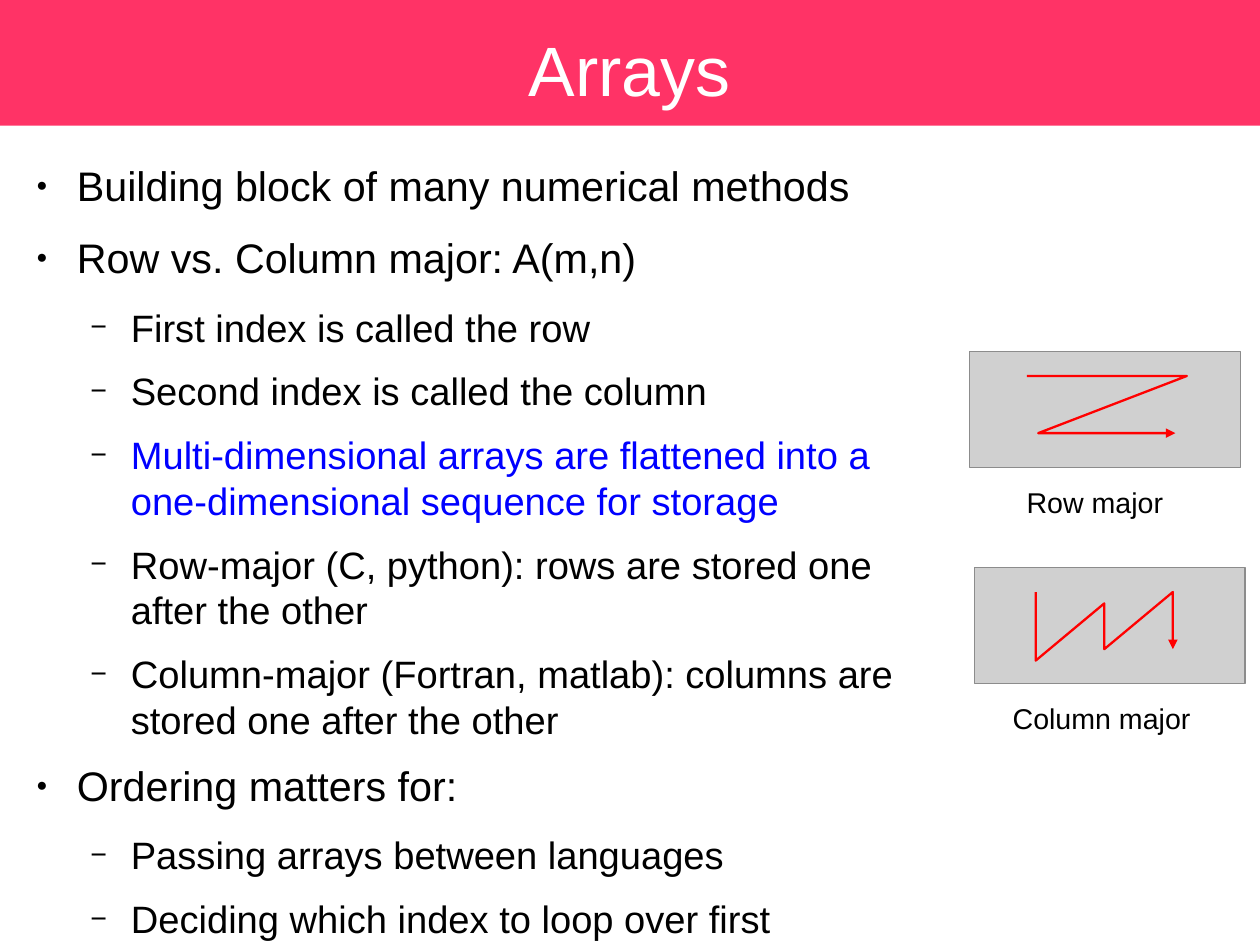
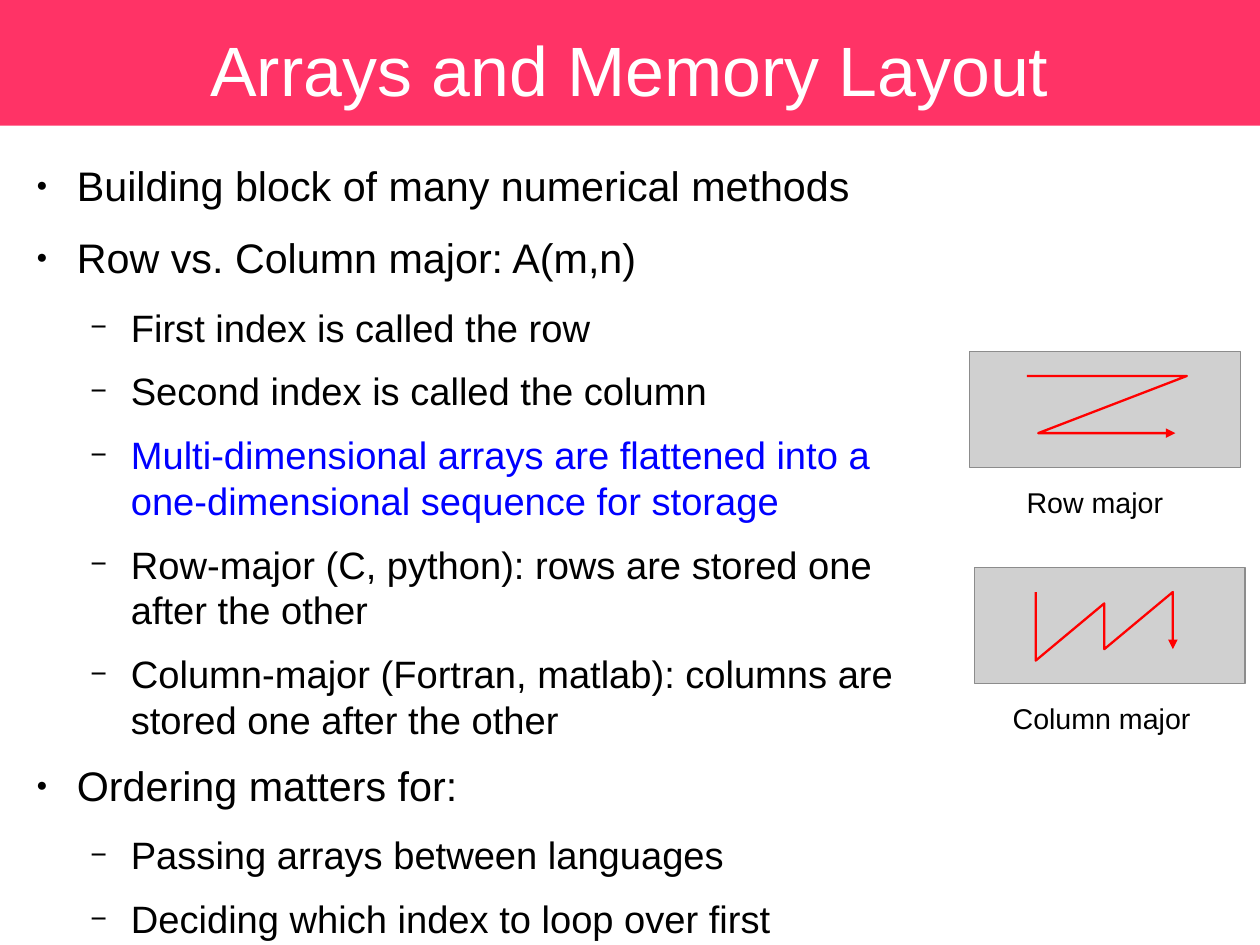
Before and after one commit to sbu-python-class/python-science, a slide deck: slide 34 of lectures/01-python/python.odp (slide 33 before the commit). Drawn at 1260x945 pixels with LibreOffice and Linux fonts; fonts in the diff are those of the drawing; grey boxes stand for pictures. Boxes give left, top, right and bottom in pixels: in the first picture for what was removed or moved away, otherwise in the second. Text is boxed around its words. In the diff, an @@ line names an element or a change of style, - is before the commit and + after.

```diff
--- a/lectures/01-python/python.odp
+++ b/lectures/01-python/python.odp
@@ title at bbox=[210, 45, 1049, 109]: text changed @@
-Arrays
+Arrays and Memory Layout
```
Also in this commit, not shown: 11 other slides changed, 7 slides added, 4 slides removed.
